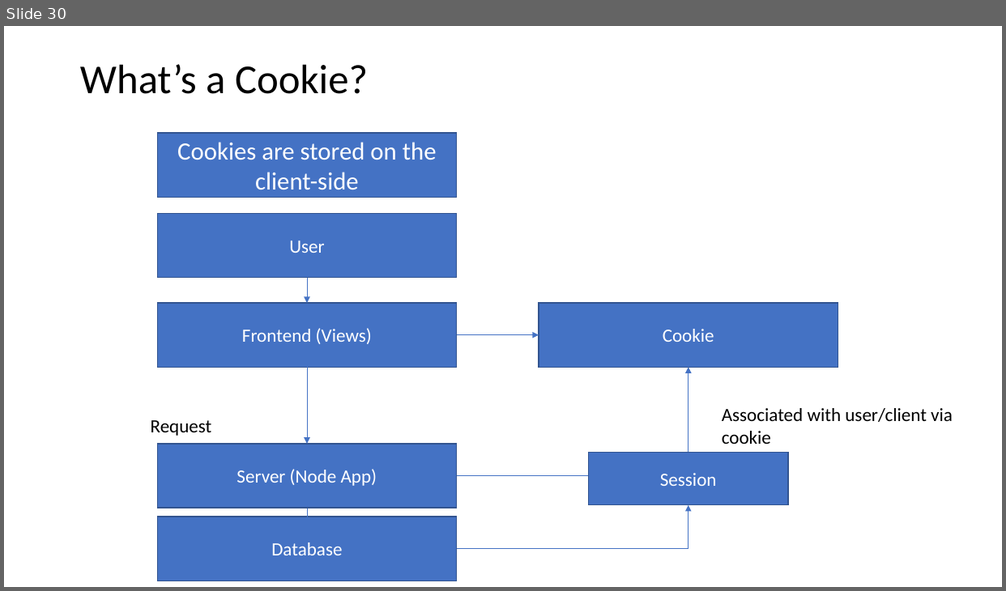
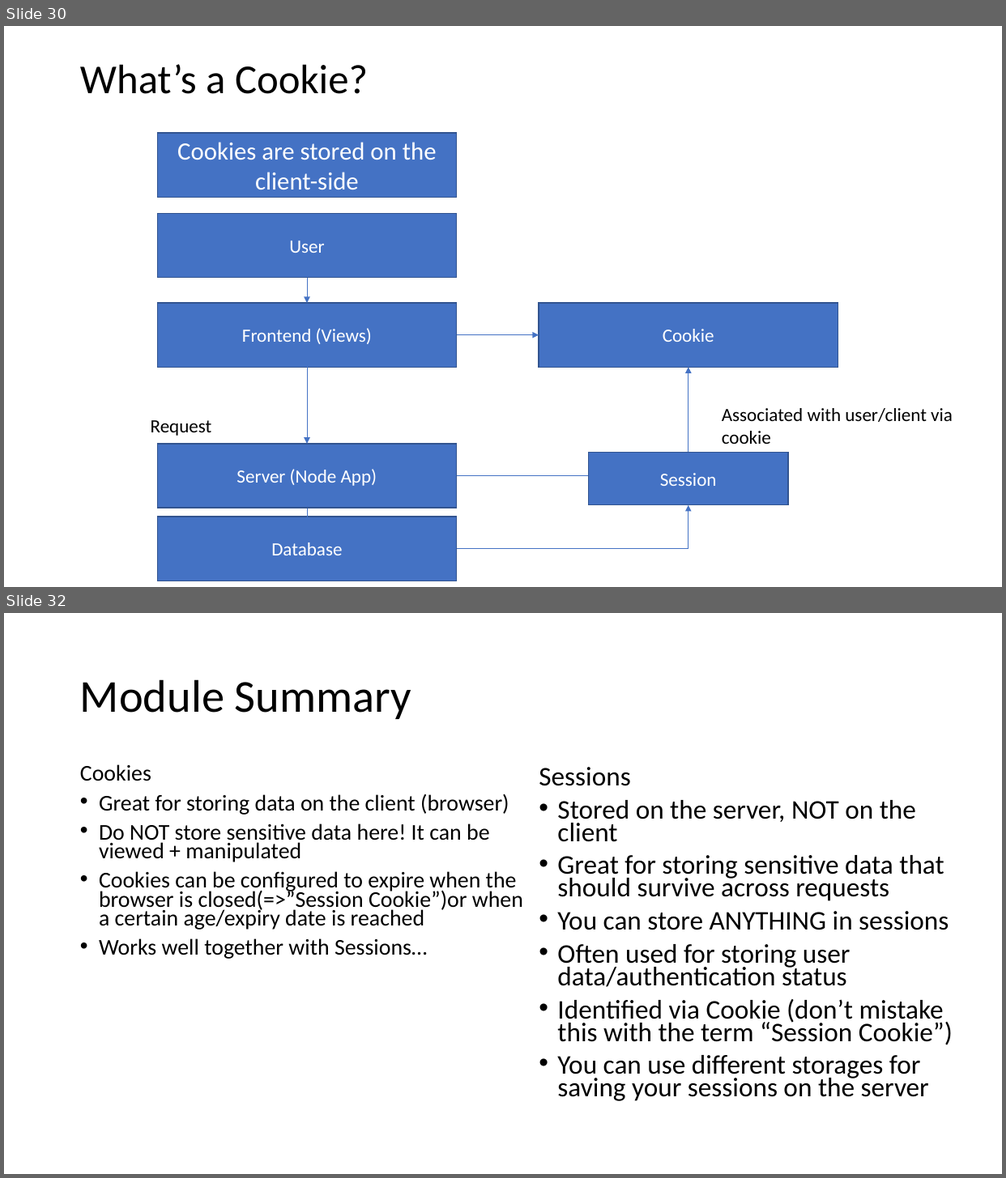
Before and after one commit to PiyushChaturvedii/Batch04, a slide deck: Database.pptx. Shown one above the other, each under a label of ours: slide 30 before the commit, slides 30 and 32 after it; the slides between them are not shown. The pictures are 1006x591 and 1006x1178 pixels, drawn with LibreOffice and Linux fonts; fonts in the diff are those of the drawing. Boxes give left, top, right and bottom in pixels: in the first picture for what was removed or moved away, otherwise in the second. Text is boxed around its words. In the diff, an @@ line names an element or a change of style, - is before the commit and + after.

```diff
--- a/Database.pptx
+++ b/Database.pptx
@@ slide 32 added at bbox=[4, 613, 1002, 1174], background #FFFFFF @@
@@ title added at bbox=[80, 679, 411, 719], 44 pt, text #000000 @@
+Module Summary
@@ text added at bbox=[80, 764, 523, 959], 21.7 pt, text #000000 @@
+Cookies
+• Great for storing data on the client (browser)
+• Do NOT store sensitive data here! It can be viewed + manipulated
+• Cookies can be configured to expire when the browser is closed(=>”Session Cookie”)or when a certain age/expiry date is reached
+• Works well together with Sessions…
@@ text added at bbox=[539, 767, 953, 1101], 25.9 pt, text #000000 @@
+Sessions
+• Stored on the server, NOT on the client
+• Great for storing sensitive data that should survive across requests
+• You can store ANYTHING in sessions
+• Often used for storing user data/authentication status
+• Identified via Cookie (don’t mistake this with the term “Session Cookie”)
+• You can use different storages for saving your sessions on the server
```
Also in this commit, not shown: 1 slide changed, 34 other files.
